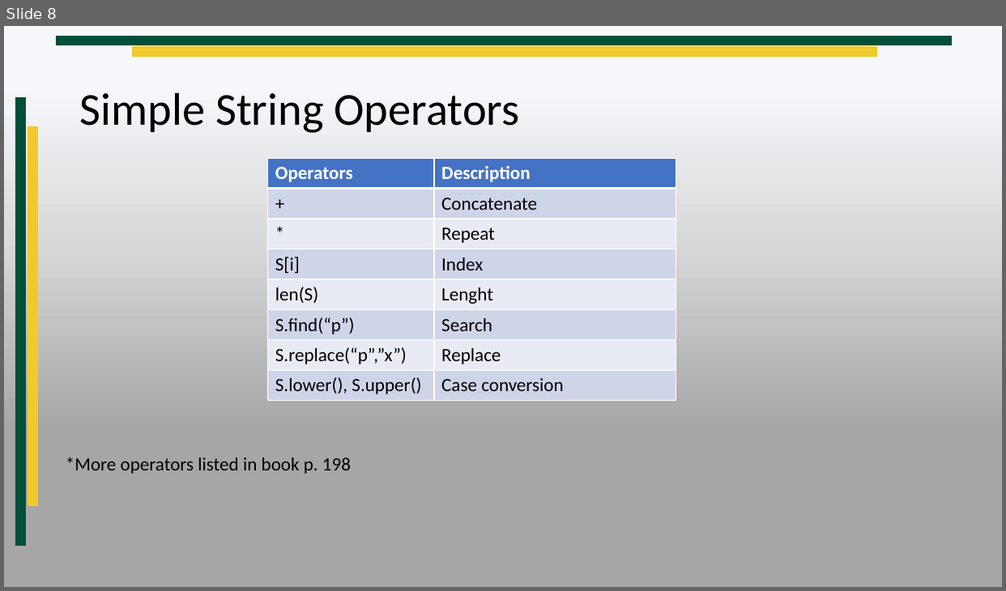
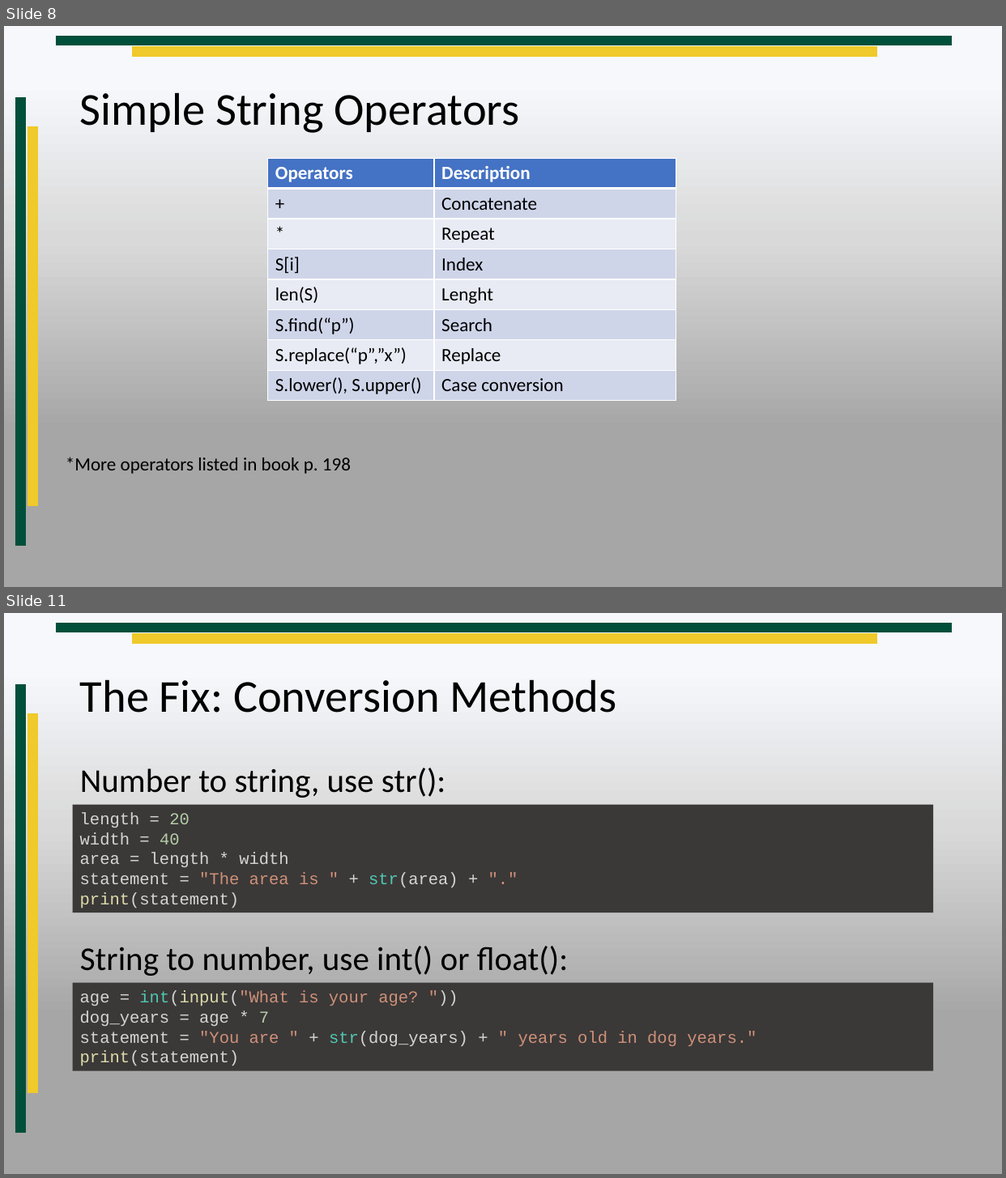
Before and after one commit to RenoTechnologyAcademy/CIS104-2019-Spring-1, a slide deck: Lesson 1/Lesson 1.pptx. Shown one above the other, each under a label of ours: slide 8 before the commit, slides 8 and 11 after it; the slides between them are not shown. The pictures are 1006x591 and 1006x1178 pixels, drawn with LibreOffice and Linux fonts; fonts in the diff are those of the drawing; background and template pictures are left out. Boxes give left, top, right and bottom in pixels: in the first picture for what was removed or moved away, otherwise in the second. Text is boxed around its words. In the diff, an @@ line names an element or a change of style, - is before the commit and + after.

```diff
--- a/Lesson 1/Lesson 1.pptx
+++ b/Lesson 1/Lesson 1.pptx
@@ slide 11 added at (x1=4, y1=613, x2=1002, y2=1174), background gradient #F6F8FC to #D9D9D9 to #A6A6A6; not listed: 4 template elements that a slide beside it also shows @@
@@ title added at (x1=80, y1=679, x2=617, y2=713), 44 pt, text #000000 @@
+The Fix: Conversion Methods
@@ text added at (x1=80, y1=768, x2=446, y2=798), 32 pt, text #000000 @@
+Number to string, use str():
@@ rectangle added at (x1=73, y1=805, x2=934, y2=914), fill #3B3838, 16 pt, text #D4D4D4 @@
+length = 20
+width = 40
+area = length * width
+statement = "The area is " + str(area) + "."
+print(statement)
@@ text added at (x1=80, y1=946, x2=568, y2=976), 32 pt, text #000000 @@
+String to number, use int() or float():
@@ rectangle added at (x1=73, y1=983, x2=934, y2=1071), fill #3B3838, 16 pt, text #D4D4D4 @@
+age = int(input("What is your age? "))
+dog_years = age * 7
+statement = "You are " + str(dog_years) + " years old in dog years."
+print(statement)
```
Also in this commit, not shown: 3 other slides added, 4 other files.
